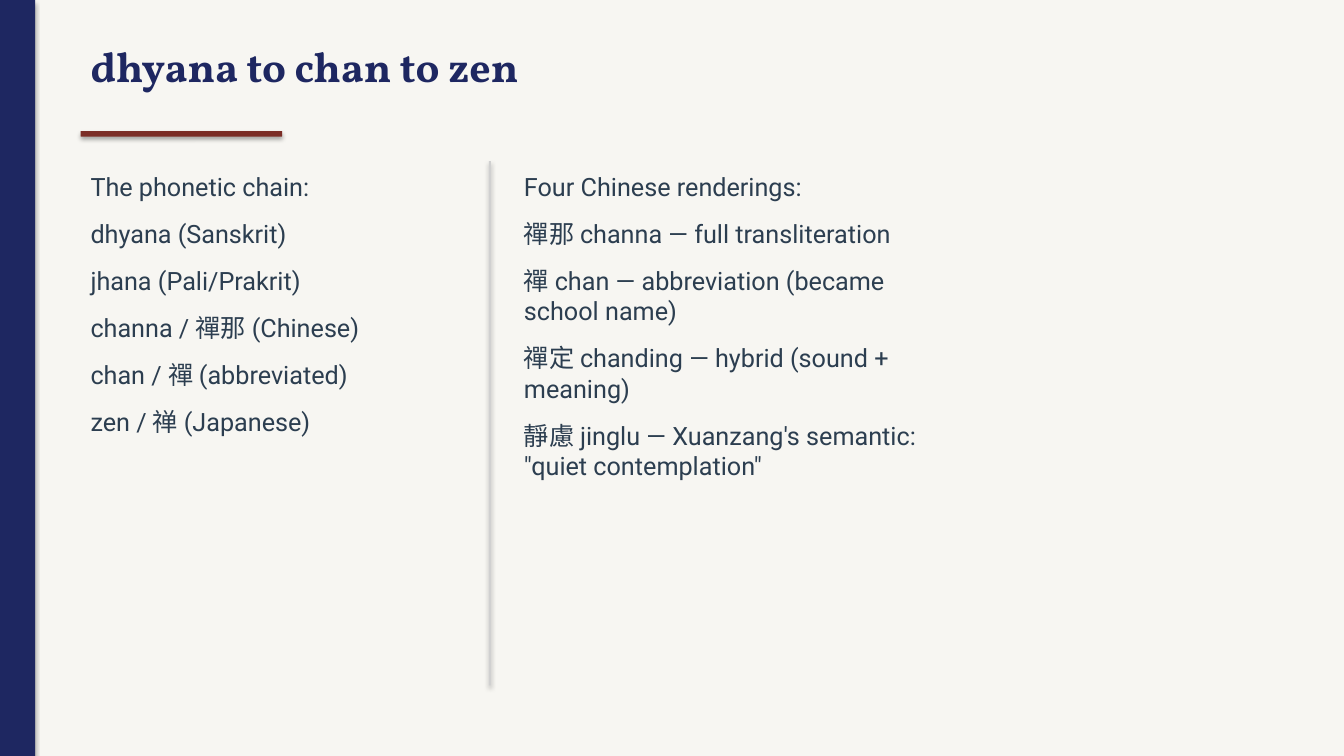
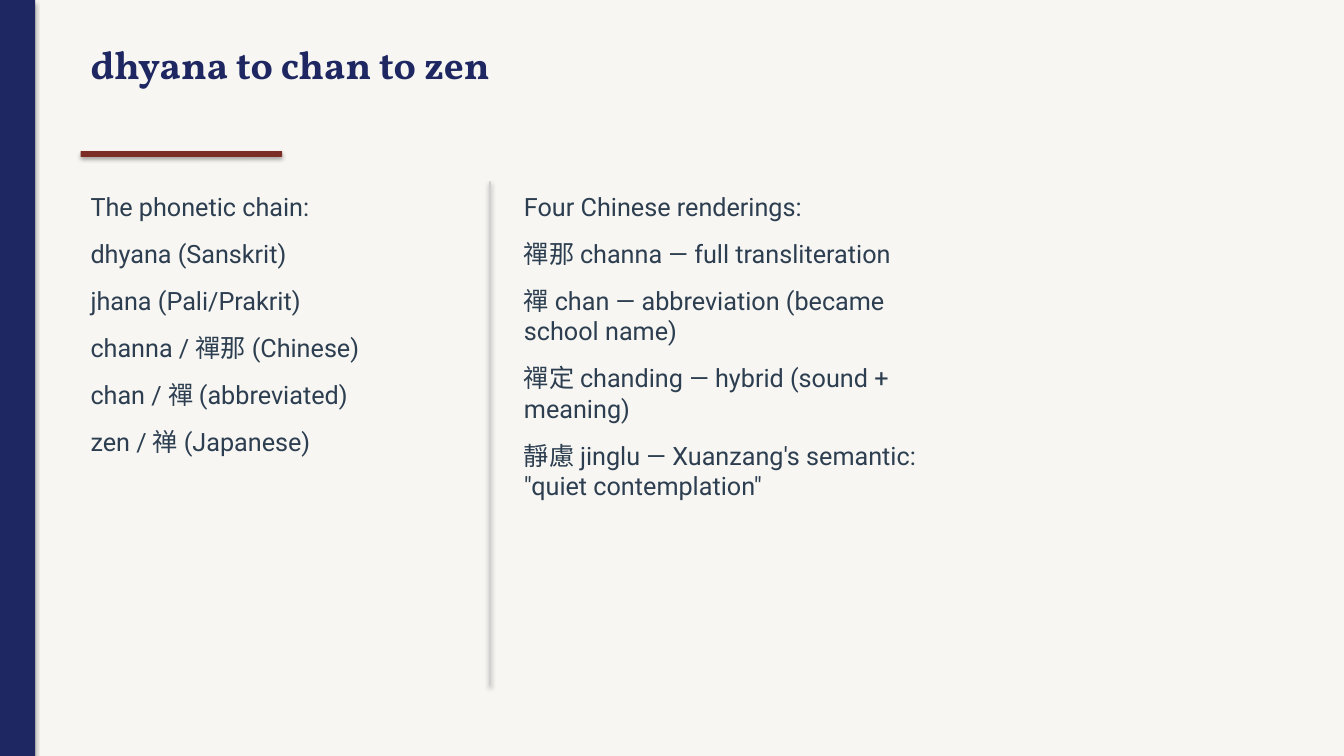
Before and after one commit to jbajaj6/sanskrit_etymology, a slide deck: slide 10 of docs/final_presentation.pptx. Drawn at 1344x756 pixels with LibreOffice and Linux fonts; fonts in the diff are those of the drawing. Boxes give left, top, right and bottom in pixels: in the first picture for what was removed or moved away, otherwise in the second. Text is boxed around its words. In the diff, an @@ line names an element or a change of style, - is before the commit and + after.

```diff
--- a/docs/final_presentation.pptx
+++ b/docs/final_presentation.pptx
@@ text "dhyana to chan to zen" at (x1=91, y1=51, x2=490, y2=89): size 30 to 28 pt @@
@@ rounded rectangle moved from (x1=81, y1=131, x2=282, y2=137) to (x1=81, y1=151, x2=282, y2=157) @@
@@ text "The phonetic chain:" moved from (x1=91, y1=177, x2=359, y2=437) to (x1=91, y1=197, x2=359, y2=457) @@
@@ rectangle resized from (x1=489, y1=161, x2=491, y2=686) to (x1=489, y1=181, x2=491, y2=686) @@
@@ text "Four Chinese renderings:" moved from (x1=524, y1=177, x2=916, y2=480) to (x1=524, y1=197, x2=916, y2=500) @@
```
Also in this commit, not shown: 5 other slides changed, 2 other files.
